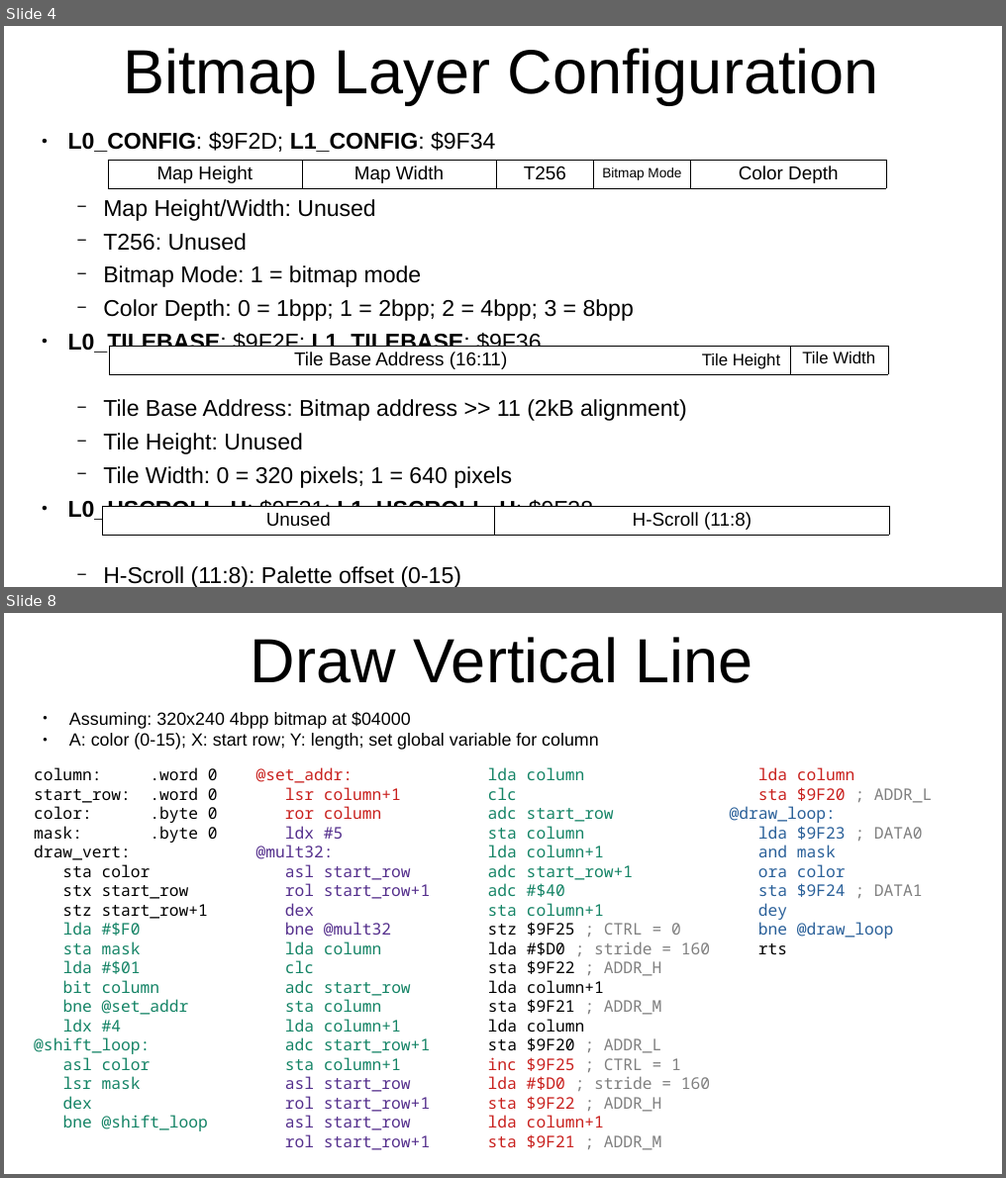
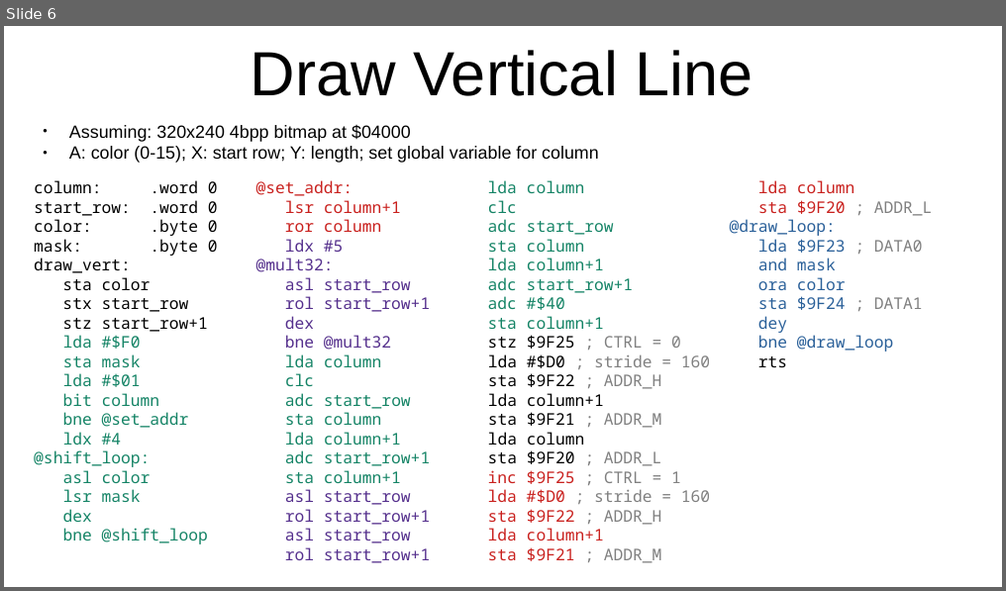
Before and after one commit to SlithyMatt/x16-assembly-tutorial, a slide deck: Lesson16/Lesson16.odp. Shown one above the other, each under a label of ours: slides 4 and 8 before the commit, slide 6 after it; the slides between them are not shown. The pictures are 1006x1178 and 1006x591 pixels, drawn with LibreOffice and Linux fonts; fonts in the diff are those of the drawing. Boxes give left, top, right and bottom in pixels: in the first picture for what was removed or moved away, otherwise in the second. Text is boxed around its words. In the diff, an @@ line names an element or a change of style, - is before the commit and + after.

```diff
--- a/Lesson16/Lesson16.odp
+++ b/Lesson16/Lesson16.odp
@@ slide 4 removed at box(4, 26, 1002, 587), background #FFFFFF @@
@@ title removed at box(123, 48, 879, 105) @@
-Bitmap Layer Configuration
@@ text removed at box(68, 132, 687, 587) @@
-● L0_CONFIG: $9F2D; L1_CONFIG: $9F34
-  − Map Height/Width: Unused
-  − T256: Unused
-  − Bitmap Mode: 1 = bitmap mode
-  − Color Depth: 0 = 1bpp; 1 = 2bpp; 2 = 4bpp; 3 = 8bpp
-● L0_TILEBASE: $9F2F; L1_TILEBASE: $9F36
-  − Tile Base Address: Bitmap address >> 11 (2kB alignment)
-  − Tile Height: Unused
-  − Tile Width: 0 = 320 pixels; 1 = 640 pixels
-● L0_HSCROLL_H: $9F31; L1_HSCROLL_H: $9F38
-  − H-Scroll (11:8): Palette offset (0-15)
@@ table removed at box(107, 160, 887, 325), 1 rows, 5 columns @@
-Map Height | Map Width | T256 | Bitmap Mode | Color Depth
@@ table removed at box(110, 346, 889, 488), 1 rows, 3 columns @@
-Tile Base Address (16:11) | Tile Height | Tile Width
@@ table removed at box(102, 506, 890, 534), 1 rows, 2 columns @@
-Unused | H-Scroll (11:8)
@@ what was slide 8 is now slide 6 @@
```
Also in this commit, not shown: 1 slide changed, 5 slides added, 6 other slides removed.
